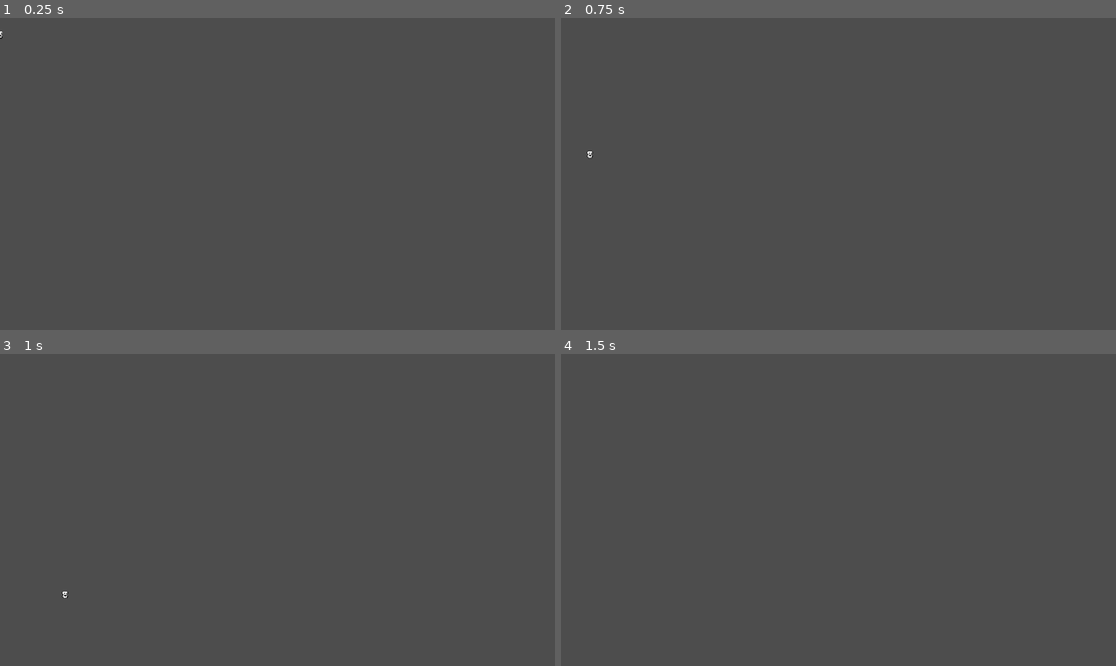
Above: before the commit, frames 1-4 (two rows, left to right).
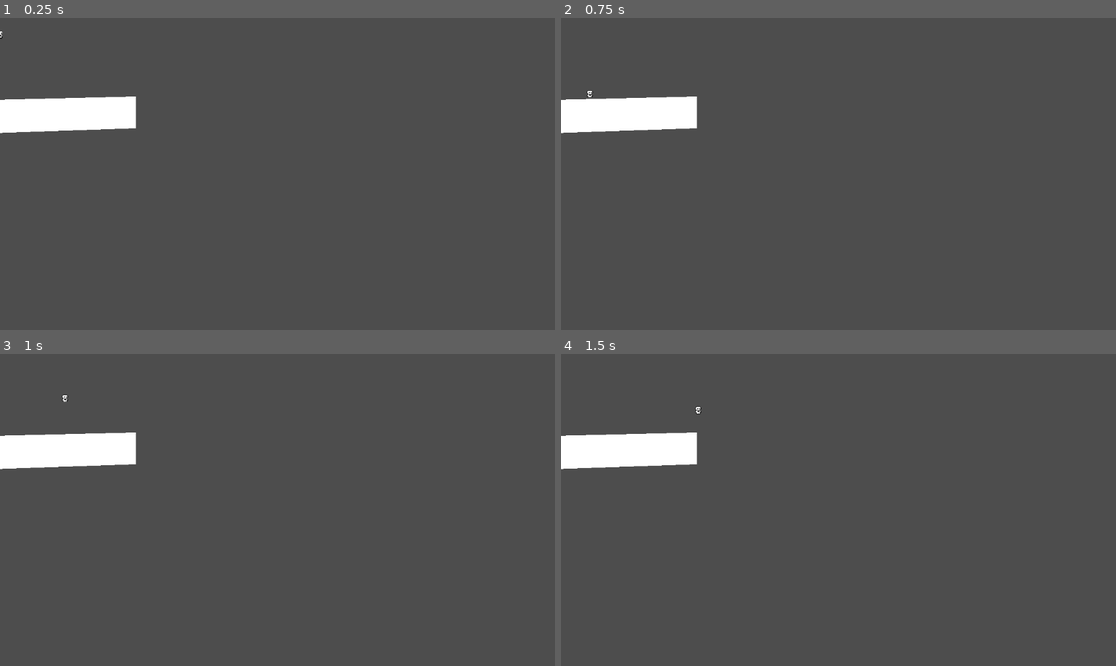
Above: after the commit, the same moments.

Repository: alwong18/AnimalExplorer
Game: Godot game, scene res://Scenes/World.tscn
Two runs of this game, one before a commit and one after it. Both use one fixed random seed, a clock stepped at 60 frames per second and the inputs below. Before the commit the project starts from res://Scenes/player.tscn.
Inputs:
- Up to frame 1 (0.25 s): no input
- Up to frame 2 (0.75 s): tap Enter (ui_accept) at 0.5 s; hold Right (ui_right) from 0.53 s (still down)
- Up to frame 3 (1 s): keep holding Right (ui_right); tap Enter (ui_accept) at 0.77 s
- Up to frame 4 (1.5 s): keep holding Right (ui_right)

The runs differ from the first frame. In frame 1, 2.6% of the frame differs, in the area x 0-25%, y 25-37%; in frame 2, 2.6%; in frame 3, 2.6%, in the area x 0-25%, y 12-79%; in frame 4, 2.6%.

Commit message:
created block for world scene

Diff:
--- /dev/null
+++ b/Scenes/World.tscn
@@ -0,0 +1,16 @@
+[gd_scene load_steps=2 format=3 uid="uid://b2mdhd4vpxsqi"]
+
+[ext_resource type="PackedScene" uid="uid://b5doxaq34uvii" path="res://Scenes/player.tscn" id="1_e5v70"]
+
+[node name="World" type="Node"]
+
+[node name="Player" parent="." instance=ExtResource("1_e5v70")]
+
+[node name="StaticBody2D" type="StaticBody2D" parent="."]
+
+[node name="CollisionPolygon2D" type="CollisionPolygon2D" parent="StaticBody2D"]
+position = Vector2(118, 148)
+polygon = PackedVector2Array(-11, 18, 164, 15, 163, 82, -128, 90, -129, 21)
+
+[node name="Polygon2D" type="Polygon2D" parent="StaticBody2D/CollisionPolygon2D"]
+polygon = PackedVector2Array(-129, 22, 164, 15, 164, 81, -128, 91)
--- a/project.godot
+++ b/project.godot
@@ -11,7 +11,7 @@
 [application]
 
 config/name="AnimalExplorer"
-run/main_scene="res://Scenes/player.tscn"
+run/main_scene="res://Scenes/World.tscn"
 config/features=PackedStringArray("4.2", "Forward Plus")
 config/icon="res://icon.svg"
 
